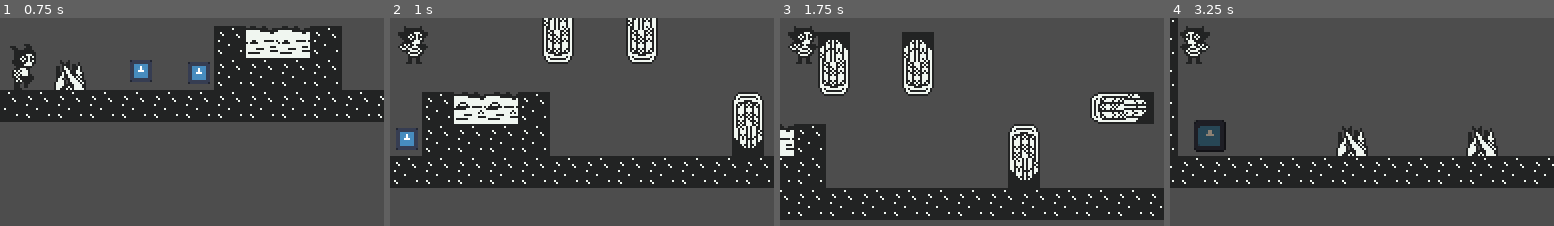
Above: before the commit, frames 1-4 (left to right).
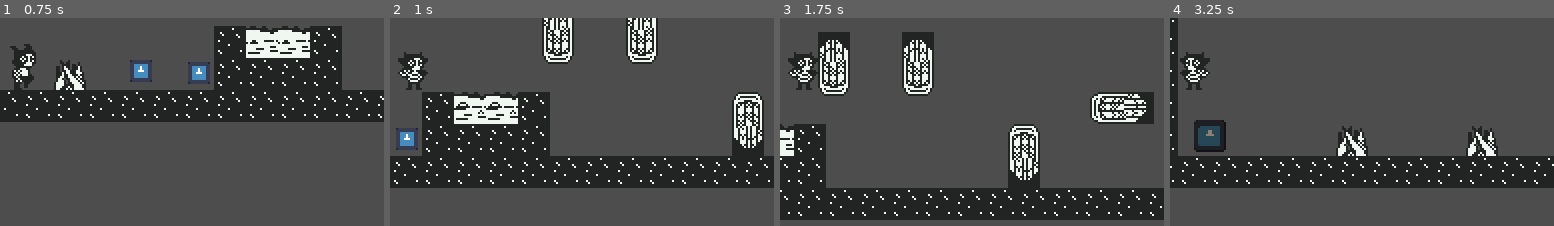
Above: after the commit, the same moments.

Repository: SpeedOfSmell/cryptid-caper
Game: Godot game, scene res://assets/game/game_screen/interactables/interactable_sandbox.tscn
Two runs of this game, one before a commit and one after it. Both use one fixed random seed, a clock stepped at 60 frames per second and the inputs below. This scene is started directly instead of the project's main scene. The engine's default icon, where the game draws it, is replaced by a stand-in: a white triangle on a blue panel in a dark square.
Inputs (mouse positions are % of the whole screen's width and height, from its top left):
- Up to frame 1 (0.75 s): move the mouse to (45, 73) at 0.52 s; hold D (walk_right) from 0.53 s (still down); tap Shift (dash) at 0.6 s
- Up to frame 2 (1 s): keep holding D (walk_right); tap Space (jump) at 0.77 s
- Up to frame 3 (1.75 s): keep holding D (walk_right); move the mouse to (80, 68) at 1.27 s; tap S (duck) at 1.35 s; tap Space (jump) at 1.52 s
- Up to frame 4 (3.25 s): move the mouse to (20, 36) at 2.02 s; release D (walk_right) at 2.03 s; hold A (walk_left) from 2.03 s (still down); tap Shift (dash) at 2.1 s; move the mouse to (55, 52) at 2.77 s; tap S (duck) at 2.85 s; tap Space (jump) at 3.02 s
The pictures show only the part of the screen within x 47-97%, y 42-92%; the shares and areas given below are measured in that part.

Frame 1 is identical in both runs. In frame 2, 1.6% of the frame differs, in the area x 2-10%, y 3-35%; in frame 3, 1.6%; in frame 4, 1.6%.

Commit message:
jump changes and boulder drop fix

Diff:
--- /dev/null
+++ b/assets/game/game_screen/interactables/obstacle/spike.tscn
@@ -0,0 +1,20 @@
+[gd_scene format=3 uid="uid://kj6upk850iy0"]
+
+[ext_resource type="PackedScene" uid="uid://bmi3t0kx1gnbo" path="res://assets/game/game_screen/interactables/interactable.tscn" id="1_base"]
+[ext_resource type="Script" path="res://assets/game/game_screen/interactables/obstacle/spike.gd" id="2_spike"]
+[ext_resource type="Texture2D" uid="uid://bqw1cdlob2j02" path="res://icon.svg" id="3_l274g"]
+
+[sub_resource type="RectangleShape2D" id="RectangleShape2D_spike"]
+size = Vector2(12, 6)
+
+[node name="Spike" unique_id=254378944 instance=ExtResource("1_base")]
+script = ExtResource("2_spike")
+
+[node name="CollisionShape2D" parent="." index="0" unique_id=1821868196]
+position = Vector2(0, 5)
+shape = SubResource("RectangleShape2D_spike")
+
+[node name="Sprite2D" parent="." index="1" unique_id=271139163]
+position = Vector2(-3.8146973e-06, -0.9999962)
+scale = Vector2(0.1015625, 0.1015625)
+texture = ExtResource("3_l274g")
--- a/assets/game/game_screen/interactables/obstacle/traps/boulder/boulder_dropper.tscn
+++ b/assets/game/game_screen/interactables/obstacle/traps/boulder/boulder_dropper.tscn
@@ -57,3 +57,4 @@
 animation = &"open"
 
 [node name="SpawnPoint" type="Marker2D" parent="." unique_id=1314804770]
+position = Vector2(0, 16)
--- a/assets/game/game_screen/player/player.tscn
+++ b/assets/game/game_screen/player/player.tscn
@@ -73,15 +73,18 @@
 
 [sub_resource type="AtlasTexture" id="AtlasTexture_jump0"]
 atlas = ExtResource("13_jump")
-region = Rect2(32, 0, 16, 32)
+region = Rect2(32, 0, 16, 28)
+margin = Rect2(0, 4, 0, 4)
 
 [sub_resource type="AtlasTexture" id="AtlasTexture_jump1"]
 atlas = ExtResource("13_jump")
-region = Rect2(0, 32, 16, 32)
+region = Rect2(0, 28, 16, 28)
+margin = Rect2(0, 4, 0, 4)
 
 [sub_resource type="AtlasTexture" id="AtlasTexture_jump2"]
 atlas = ExtResource("13_jump")
-region = Rect2(16, 32, 16, 32)
+region = Rect2(16, 28, 16, 28)
+margin = Rect2(0, 4, 0, 4)
 
 [sub_resource type="AtlasTexture" id="AtlasTexture_crouch0"]
 atlas = ExtResource("14_crouch")
Binary file changed: assets/game/game_screen/player/Ch_jump.png
